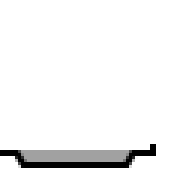
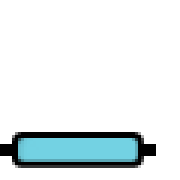
Before/after of a 180x180 layered artwork. What changed in the layer stack:
hid "Layer 1" over [0, 132, 150, 150]
hid "Layer 2" over [15, 135, 135, 162]
hid "Shape 1" over [9, 132, 141, 168]
added layer "Shape 2" above "Layer 1 copy" over [12, 132, 144, 168]
